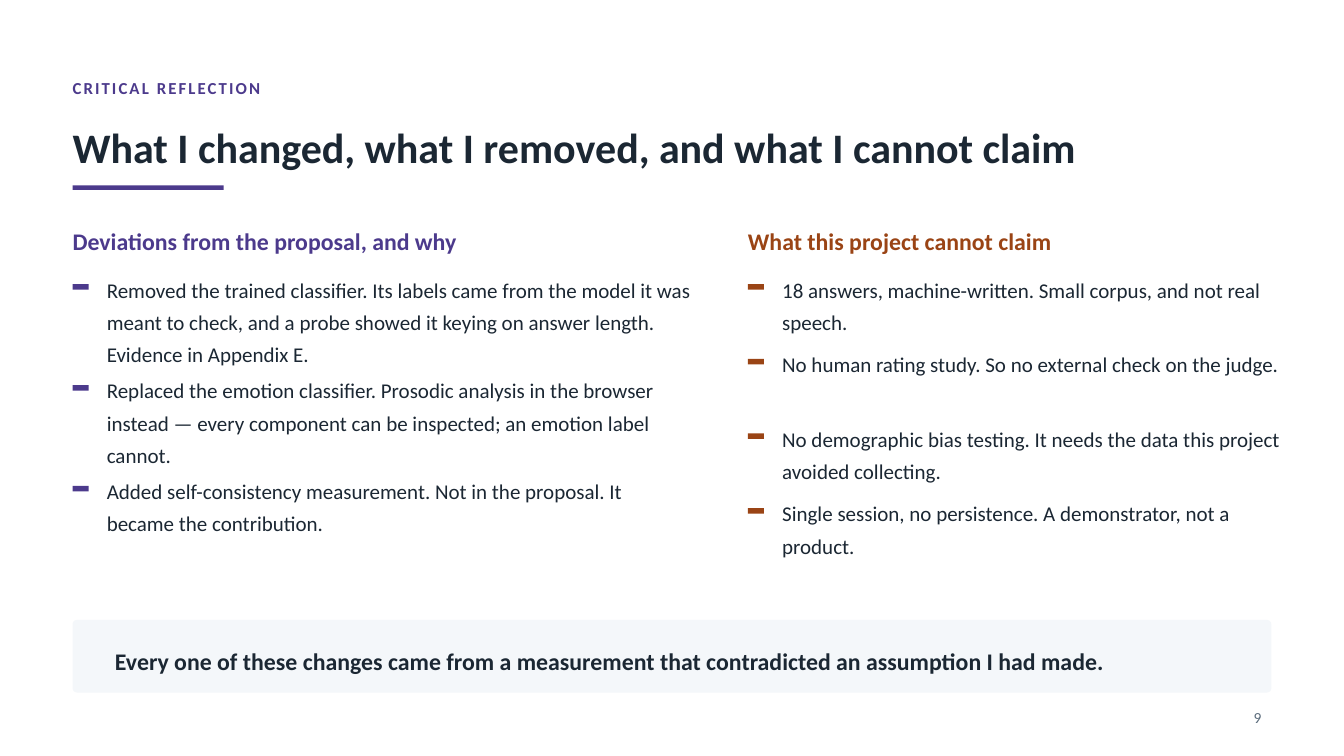
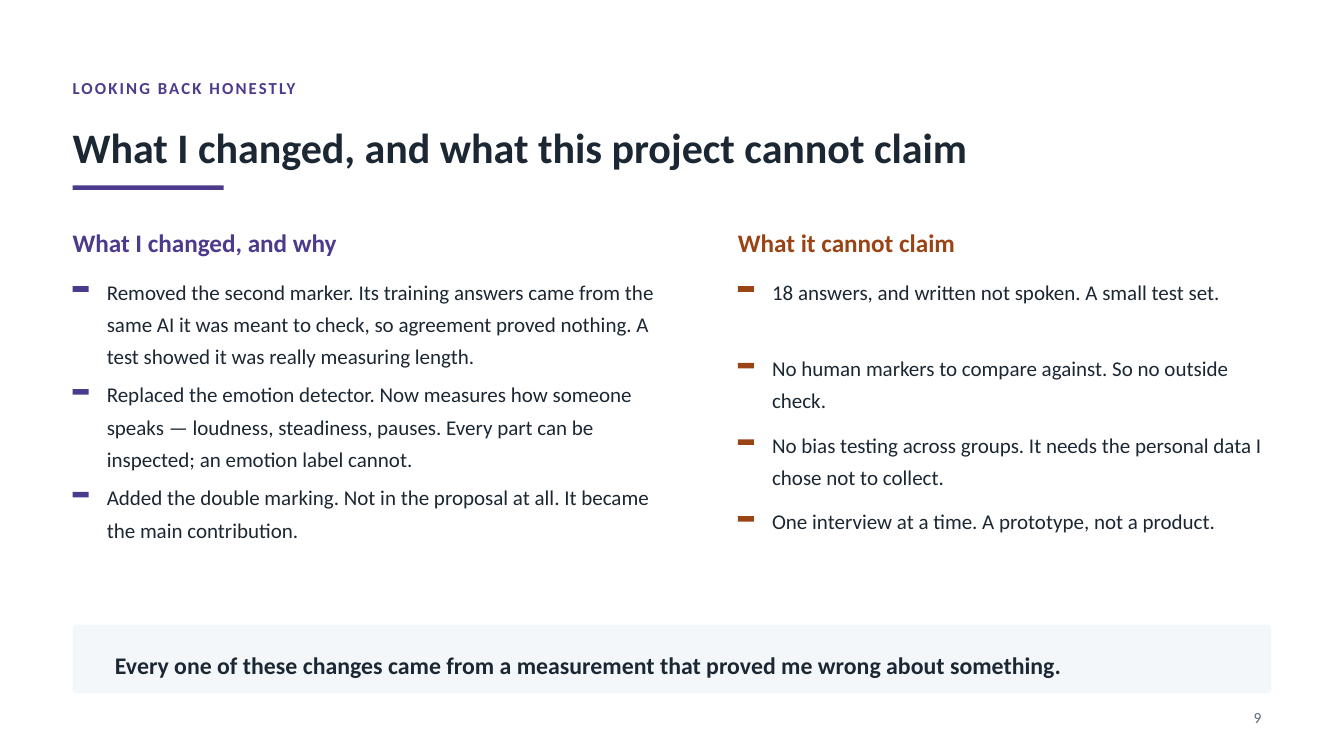
Before and after one commit to syedali254/interview_platform, a slide deck: slide 9 of submission/CMP7200_Viva_Presentation.pptx. Drawn at 1344x756 pixels with LibreOffice and Linux fonts; fonts in the diff are those of the drawing. Boxes give left, top, right and bottom in pixels: in the first picture for what was removed or moved away, otherwise in the second. Text is boxed around its words. In the diff, an @@ line names an element or a change of style, - is before the commit and + after.

```diff
--- a/submission/CMP7200_Viva_Presentation.pptx
+++ b/submission/CMP7200_Viva_Presentation.pptx
@@ text at box(73, 83, 260, 94): text changed @@
-CRITICAL REFLECTION
+LOOKING BACK HONESTLY
@@ text at box(73, 133, 967, 170): text changed @@
-What I changed, what I removed, and what I cannot claim
+What I changed, and what this project cannot claim
@@ text at box(73, 234, 337, 257): text changed; size 17 to 18 pt @@
-Deviations from the proposal, and why
+What I changed, and why
@@ text at box(738, 234, 955, 252): text changed; size 17 to 18 pt @@
-What this project cannot claim
+What it cannot claim
@@ text at box(107, 285, 653, 368): text changed @@
-Removed the trained classifier. Its labels came from the model it was meant to check, and a probe showed it keying on answer length. Evidence in Appendix E.
+Removed the second marker. Its training answers came from the same AI it was meant to check, so agreement proved nothing. A test showed it was really measuring length.
@@ rectangle: place and size @@
-rectangle at box(748, 284, 764, 290)
+rectangle at box(738, 286, 754, 292)
@@ text at box(772, 285, 1220, 304): text changed @@
-18 answers, machine-written. Small corpus, and not real speech.
+18 answers, and written not spoken. A small test set.
@@ rectangle: place and size @@
-rectangle at box(73, 385, 89, 391)
+rectangle at box(73, 389, 89, 395)
@@ text at box(107, 387, 632, 471): text changed @@
-Replaced the emotion classifier. Prosodic analysis in the browser instead — every component can be inspected; an emotion label cannot.
+Replaced the emotion detector. Now measures how someone speaks — loudness, steadiness, pauses. Every part can be inspected; an emotion label cannot.
@@ rectangle: place and size @@
-rectangle at box(748, 359, 764, 365)
+rectangle at box(738, 363, 754, 369)
@@ text at box(772, 361, 1228, 408): text changed @@
-No human rating study. So no external check on the judge.
+No human markers to compare against. So no outside check.
@@ rectangle: place and size @@
-rectangle at box(748, 434, 764, 440)
+rectangle at box(738, 440, 754, 446)
@@ text at box(772, 438, 1261, 485): text changed @@
-No demographic bias testing. It needs the data this project avoided collecting.
+No bias testing across groups. It needs the personal data I chose not to collect.
@@ rectangle: place and size @@
-rectangle at box(73, 486, 89, 492)
+rectangle at box(73, 492, 89, 498)
@@ text at box(107, 490, 648, 538): text changed @@
-Added self-consistency measurement. Not in the proposal. It became the contribution.
+Added the double marking. Not in the proposal at all. It became the main contribution.
@@ rectangle: place and size @@
-rectangle at box(748, 508, 764, 514)
+rectangle at box(738, 516, 754, 522)
@@ text at box(772, 514, 1215, 533): text changed @@
-Single session, no persistence. A demonstrator, not a product.
+One interview at a time. A prototype, not a product.
@@ rounded rectangle: place and size @@
-rounded rectangle at box(73, 620, 1271, 693)
+rounded rectangle at box(73, 625, 1271, 694)
@@ text at box(115, 657, 1061, 678): text changed @@
-Every one of these changes came from a measurement that contradicted an assumption I had made.
+Every one of these changes came from a measurement that proved me wrong about something.
```
Also in this commit, not shown: 4 other slides changed, 5 slides added, 5 slides removed, 2 other files.
